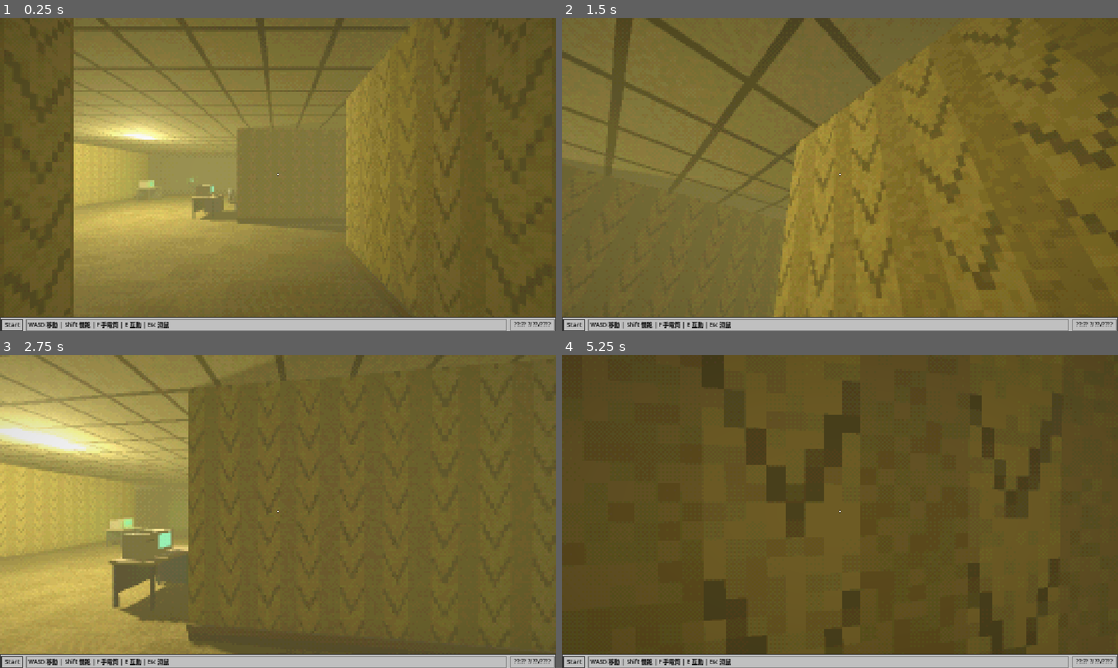
Above: before the commit, frames 1-4 (two rows, left to right).
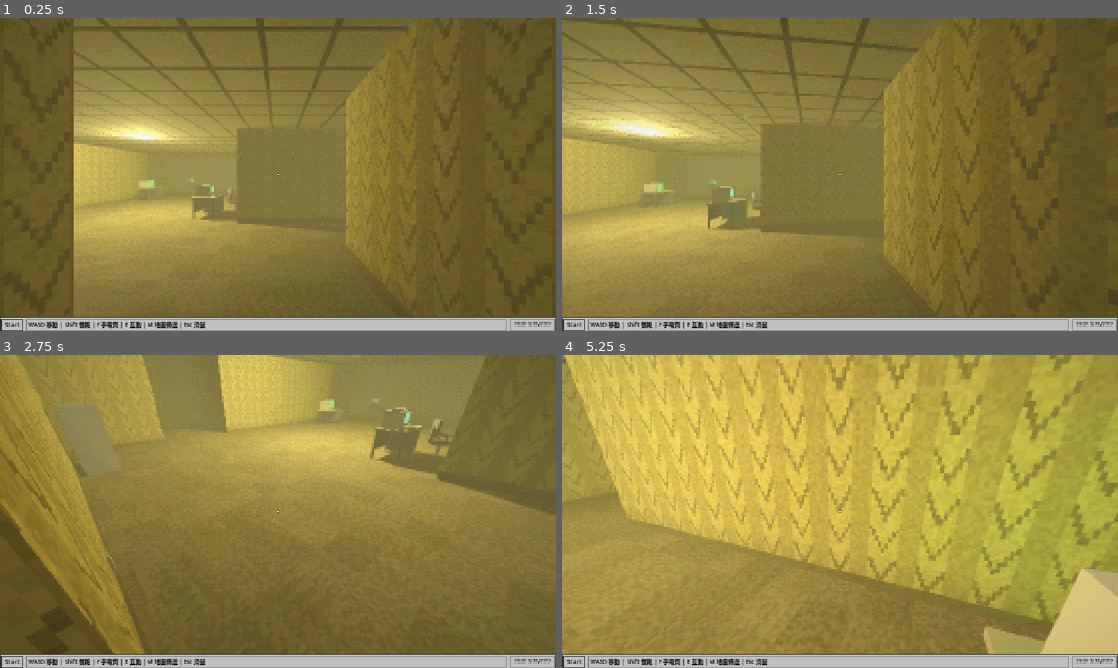
Above: after the commit, the same moments.

Repository: darkking566/BackroomButitlooslikeitsfrom2000
Game: Godot game, scene res://scenes/backrooms_level0_test.tscn
Same seed, same stepped clock (60 frames per second), same inputs: the game is played once before the commit and once after it.
Inputs (mouse positions are in pixels of both pictures, inside the frame that each line leads up to):
- Up to frame 1 (0.25 s): no input
- Up to frame 2 (1.5 s): tap Enter at 0.5 s; move the mouse to (867, 174) at 0.52 s; hold W 0.53-1.25 s; tap E at 0.6 s; click (867, 174) at 0.67 s; tap M at 0.8 s; click (1017, 58) at 1.25 s, where only the run after the commit has a clickable "X"
- Up to frame 3 (2.75 s): move the mouse to (250, 511) at 2.02 s; hold W from 2.03 s (still down); tap M at 2.1 s; click (250, 511) at 2.17 s; tap E at 2.3 s
- Up to frame 4 (5.25 s): move the mouse to (851, 505) at 2.77 s; tap E at 2.85, 4.55 s; click (851, 505) at 2.92 s; tap M at 3.05, 4.35 s; release W at 3.5 s; click (967, 436) at 3.5 s, where only the run after the commit has a clickable "2. M.E.G. 檔案終端機"; move the mouse to (834, 517) at 4.27 s; hold W from 4.28 s (still down); click (834, 517) at 4.42 s; move the mouse to (878, 514) at 5.02 s; tap Enter at 5.1 s; click (878, 514) at 5.17 s

The runs differ from the first frame. In frame 1, 0.1% of the frame differs, in the area x 26-37%, y 97-100%; in frame 2, 43%; in frame 3, 57%; in frame 4, 96%, in the area x 0-100%, y 0-100%.

Commit message:
feat(ui): add Win95 M.E.G. overview map and fast-travel teleport (M key)

Diff:
--- a/scripts/player.gd
+++ b/scripts/player.gd
@@ -41,6 +41,7 @@
 	if _win95_ui:
 		_win95_ui.window_closed.connect(_on_ui_closed)
 		_win95_ui.restart_requested.connect(_on_restart_requested)
+		_win95_ui.teleport_requested.connect(_on_teleport_requested)
 	_capture_mouse()
 
 
@@ -61,6 +62,20 @@
 	velocity = Vector3.ZERO
 	_elapsed_time = 0.0
 	_found_pc_clue = false
+	_capture_mouse()
+
+
+func _on_teleport_requested(target_pos: Vector3, yaw_rad: float) -> void:
+	var variants := get_parent().get_node_or_null("Level0Variants")
+	if variants and variants.has_method("_set_active_zone"):
+		variants._set_active_zone("")
+	position = target_pos
+	rotation = Vector3(0.0, yaw_rad, 0.0)
+	_pitch = 0.0
+	head.rotation.x = 0.0
+	if camera:
+		camera.rotation.z = 0.0
+	velocity = Vector3.ZERO
 	_capture_mouse()
 
 
@@ -97,7 +112,7 @@
 		return
 	var key_ev := event as InputEventKey
 	if _win95_ui and _win95_ui.is_popup_open():
-		if _matches_key(key_ev, KEY_ESCAPE) or _matches_key(key_ev, KEY_E):
+		if _matches_key(key_ev, KEY_ESCAPE) or _matches_key(key_ev, KEY_E) or (_matches_key(key_ev, KEY_M) and _win95_ui.is_map_open()):
 			_win95_ui.close_popup()
 			get_viewport().set_input_as_handled()
 		return
@@ -107,6 +122,10 @@
 			Input.set_mouse_mode(Input.MOUSE_MODE_VISIBLE)
 		else:
 			_capture_mouse()
+	elif _matches_key(key_ev, KEY_M) and _win95_ui:
+		Input.set_mouse_mode(Input.MOUSE_MODE_VISIBLE)
+		_win95_ui.show_map(position, rotation.y)
+		get_viewport().set_input_as_handled()
 	elif _matches_key(key_ev, KEY_F) and flashlight:
 		flashlight.visible = not flashlight.visible
 	elif _matches_key(key_ev, KEY_E) and _current_target and _current_target.has_method("interact"):
--- a/scripts/win95_ui.gd
+++ b/scripts/win95_ui.gd
@@ -4,6 +4,7 @@
 
 signal window_closed
 signal restart_requested
+signal teleport_requested(target_pos: Vector3, yaw_rad: float)
 
 const COL_BG := Color(0.753, 0.753, 0.753)       # #C0C0C0
 const COL_LIGHT := Color(1.0, 1.0, 1.0)          # #FFFFFF
@@ -39,6 +40,9 @@
 var _exit_dialog: PanelContainer
 var _exit_body: Label
 
+var _map_group: Control
+var _map_canvas: Control
+
 var _is_open: bool = false
 
 
@@ -51,6 +55,10 @@
 
 func is_popup_open() -> bool:
 	return _is_open
+
+
+func is_map_open() -> bool:
+	return _is_open and _map_group != null and _map_group.visible
 
 
 func set_prompt(text: String) -> void:
@@ -189,6 +197,8 @@
 	_explorer_group.visible = false
 	_note_group.visible = false
 	_exit_dialog.visible = true
+	if _map_group:
+		_map_group.visible = false
 
 	var mins := int(elapsed_sec) / 60
 	var secs := int(elapsed_sec) % 60
@@ -200,6 +210,18 @@
 	_task_label.text = " Noclip Detected - Level 1"
 
 
+func show_map(player_pos: Vector3, player_yaw: float) -> void:
+	_is_open = true
+	_prompt_panel.visible = false
+	_overlay.visible = true
+	_explorer_group.visible = false
+	_note_group.visible = false
+	_exit_dialog.visible = false
+	_map_group.visible = true
+	_map_canvas.set_player(player_pos, player_yaw)
+	_task_label.text = " M.E.G. Level 0 導航地圖與快速傳送"
+
+
 func close_popup() -> void:
 	if not _is_open:
 		return
@@ -208,7 +230,9 @@
 	_explorer_group.visible = false
 	_note_group.visible = false
 	_exit_dialog.visible = false
-	_task_label.text = " WASD 移動 | Shift 慢跑 | F 手電筒 | E 互動 | Esc 滑鼠"
+	if _map_group:
+		_map_group.visible = false
+	_task_label.text = " WASD 移動 | Shift 慢跑 | F 手電筒 | E 互動 | M 地圖傳送 | Esc 滑鼠"
 	window_closed.emit()
 
 
@@ -275,7 +299,7 @@
 	task_box.size_flags_horizontal = Control.SIZE_EXPAND_FILL
 	tb_row.add_child(task_box)
 	_task_label = Label.new()
-	_task_label.text = " WASD 移動 | Shift 慢跑 | F 手電筒 | E 互動 | Esc 滑鼠"
+	_task_label.text = " WASD 移動 | Shift 慢跑 | F 手電筒 | E 互動 | M 地圖傳送 | Esc 滑鼠"
 	_task_label.add_theme_color_override("font_color", Color.BLACK)
 	_task_label.add_theme_font_size_override("font_size", 12)
 	_task_label.vertical_alignment = VERTICAL_ALIGNMENT_CENTER
@@ -475,6 +499,84 @@
 	)
 	btn_row.add_child(btn_restart)
 
+	# --- 4. M.E.G. Overview Map & Fast Travel Window ---
+	_map_group = CenterContainer.new()
+	_map_group.set_anchors_preset(Control.PRESET_FULL_RECT)
+	_map_group.visible = false
+	_overlay.add_child(_map_group)
+
+	var map_win := _create_win95_window(Vector2(760, 480), "M.E.G. Map & Fast Travel - Level 0")
+	_map_group.add_child(map_win["frame"])
+	var map_content: VBoxContainer = map_win["content"]
+
+	var map_hbox := HBoxContainer.new()
+	map_hbox.size_flags_vertical = Control.SIZE_EXPAND_FILL
+	map_hbox.add_theme_constant_override("separation", 8)
+	map_content.add_child(map_hbox)
+
+	var map_frame := PanelContainer.new()
+	map_frame.add_theme_stylebox_override("panel", _make_sunken_box(Color(0.08, 0.09, 0.08)))
+	map_frame.size_flags_horizontal = Control.SIZE_EXPAND_FILL
+	map_frame.size_flags_vertical = Control.SIZE_EXPAND_FILL
+	map_hbox.add_child(map_frame)
+
+	_map_canvas = MapCanvas.new()
+	_map_canvas.size_flags_horizontal = Control.SIZE_EXPAND_FILL
+	_map_canvas.size_flags_vertical = Control.SIZE_EXPAND_FILL
+	map_frame.add_child(_map_canvas)
+
+	var tp_panel := PanelContainer.new()
+	tp_panel.custom_minimum_size = Vector2(235, 0)
+	tp_panel.add_theme_stylebox_override("panel", _make_sunken_box(COL_LIGHT))
+	map_hbox.add_child(tp_panel)
+
+	var tp_scroll := ScrollContainer.new()
+	tp_scroll.size_flags_vertical = Control.SIZE_EXPAND_FILL
+	tp_panel.add_child(tp_scroll)
+
+	var tp_list := VBoxContainer.new()
+	tp_list.size_flags_horizontal = Control.SIZE_EXPAND_FILL
+	tp_list.add_theme_constant_override("separation", 4)
+	tp_scroll.add_child(tp_list)
+
+	var tp_hdr := Label.new()
+	tp_hdr.text = " 點擊區域立即傳送："
+	tp_hdr.add_theme_color_override("font_color", Color(0.1, 0.1, 0.1))
+	tp_hdr.add_theme_font_size_override("font_size", 13)
+	tp_list.add_child(tp_hdr)
+
+	var waypoints: Array[Dictionary] = [
+		{"name": "1. 起點（黃色走廊）", "pos": Vector3(-26.0, 0.05, 18.2), "yaw": -PI * 0.5},
+		{"name": "2. M.E.G. 檔案終端機", "pos": Vector3(-13.5, 0.05, 12.2), "yaw": 0.0},
+		{"name": "3. 變體交匯處（地毯）", "pos": Vector3(-16.0, 0.05, 42.5), "yaw": PI},
+		{"name": "4. 拱門變體（Arches）", "pos": Vector3(-32.0, 0.05, 44.5), "yaw": 0.0},
+		{"name": "5. 柱廳變體（Pillars）", "pos": Vector3(-23.2, 0.05, 58.1), "yaw": PI},
+		{"name": "6. 深坑變體（Pitfalls）", "pos": Vector3(5.5, 0.05, 42.5), "yaw": -PI * 0.5},
+		{"name": "7. 熄燈區（Blackout）", "pos": Vector3(15.0, 0.05, 58.5), "yaw": PI},
+		{"name": "8. 閃爍牆壁出口 (Lv1)", "pos": Vector3(23.5, 0.05, 77.5), "yaw": PI},
+		{"name": "9. 紅室前緣（警告區）", "pos": Vector3(-3.0, 0.05, 54.0), "yaw": PI},
+		{"name": "10. 紅室深處（死循環）", "pos": Vector3(-2.6, 0.05, 70.0), "yaw": PI},
+		{"name": "11. Zone 2 過渡大廳", "pos": Vector3(21.0, 0.05, 7.8), "yaw": -PI * 0.5},
+		{"name": "12. Zone 3 綠廳", "pos": Vector3(51.6, 0.05, -4.5), "yaw": 0.0},
+	]
+	for wp in waypoints:
+		var btn := _make_win95_button(" " + wp["name"])
+		btn.alignment = HORIZONTAL_ALIGNMENT_LEFT
+		var t_pos: Vector3 = wp["pos"]
+		var t_yaw: float = wp["yaw"]
+		btn.pressed.connect(func() -> void:
+			close_popup()
+			teleport_requested.emit(t_pos, t_yaw)
+		)
+		tp_list.add_child(btn)
+
+	var map_hint := Label.new()
+	map_hint.text = "紅點 = 目前位置 | 按 [ M ] / [ Esc ] 關閉地圖"
+	map_hint.add_theme_color_override("font_color", Color(0.15, 0.15, 0.15))
+	map_hint.add_theme_font_size_override("font_size", 12)
+	map_hint.horizontal_alignment = HORIZONTAL_ALIGNMENT_RIGHT
+	map_content.add_child(map_hint)
+
 
 func _create_win95_window(win_size: Vector2, title: String) -> Dictionary:
 	var frame := PanelContainer.new()
@@ -590,3 +692,56 @@
 	var sb := StyleBoxFlat.new()
 	sb.bg_color = fill
 	return sb
+
+
+class MapCanvas extends Control:
+	var _player_pos := Vector3.ZERO
+	var _player_yaw: float = 0.0
+
+	func set_player(pos: Vector3, yaw: float) -> void:
+		_player_pos = pos
+		_player_yaw = yaw
+		queue_redraw()
+
+	func _world_to_map(wx: float, wz: float) -> Vector2:
+		# World bounds: x [-90 .. +75], z [-40 .. +98]
+		var nx := (wx + 90.0) / 165.0
+		var nz := (wz + 40.0) / 138.0
+		var pad := 14.0
+		var w := size.x - pad * 2.0
+		var h := size.y - pad * 2.0
+		var scale := minf(w, h)
+		var ox := (size.x - scale * (165.0 / 138.0)) * 0.5
+		if scale * (165.0 / 138.0) > w:
+			scale = w / (165.0 / 138.0)
+			ox = pad
+		var oy := (size.y - scale) * 0.5
+		return Vector2(ox + nx * scale * (165.0 / 138.0), oy + nz * scale)
+
+	func _draw_zone(x1: float, z1: float, x2: float, z2: float, fill: Color, label: String) -> void:
+		var p1 := _world_to_map(x1, z1)
+		var p2 := _world_to_map(x2, z2)
+		var rect := Rect2(p1, p2 - p1)
+		draw_rect(rect, fill, true)
+		draw_rect(rect, Color(0.85, 0.85, 0.85, 0.45), false, 1.0)
+		if not label.is_empty():
+			draw_string(ThemeDB.fallback_font, p1 + Vector2(4, 14), label, HORIZONTAL_ALIGNMENT_LEFT, -1, 11, Color(0.95, 0.95, 0.95))
+
+	func _draw() -> void:
+		_draw_zone(-87.1, -32.5, -32.5, 32.5, Color(0.42, 0.39, 0.19, 0.85), "西側迷宮")
+		_draw_zone(-32.5, -32.5, 32.5, 32.5, Color(0.62, 0.57, 0.25, 0.9), "Level 0 主迷宮")
+		_draw_zone(32.5, -2.0, 56.0, 16.0, Color(0.32, 0.36, 0.42, 0.9), "Zone 2")
+		_draw_zone(32.5, -37.0, 71.0, -1.5, Color(0.28, 0.40, 0.18, 0.9), "Zone 3")
+		_draw_zone(-24.0, 38.5, 4.0, 46.5, Color(0.55, 0.50, 0.22, 0.95), "交匯處")
+		_draw_zone(-44.0, 34.5, -24.0, 50.5, Color(0.76, 0.74, 0.62, 0.95), "拱門")
+		_draw_zone(-36.0, 50.5, -10.0, 76.5, Color(0.52, 0.47, 0.22, 0.95), "柱廳")
+		_draw_zone(4.0, 34.5, 26.0, 56.5, Color(0.35, 0.32, 0.16, 0.95), "深坑")
+		_draw_zone(4.0, 56.5, 26.0, 80.5, Color(0.10, 0.10, 0.12, 0.98), "熄燈區")
+		_draw_zone(-8.0, 50.5, 2.0, 62.5, Color(0.52, 0.22, 0.16, 0.95), "紅前")
+		_draw_zone(-8.0, 62.5, 2.0, 92.5, Color(0.65, 0.08, 0.07, 0.95), "紅室")
+
+		var pm := _world_to_map(_player_pos.x, _player_pos.z)
+		var fwd := Vector2(-sin(_player_yaw), -cos(_player_yaw))
+		draw_line(pm, pm + fwd * 14.0, Color(0.2, 1.0, 1.0), 2.0)
+		draw_circle(pm, 4.5, Color(1.0, 0.2, 0.2))
+		draw_arc(pm, 5.5, 0.0, TAU, 16, Color.WHITE, 1.2)
